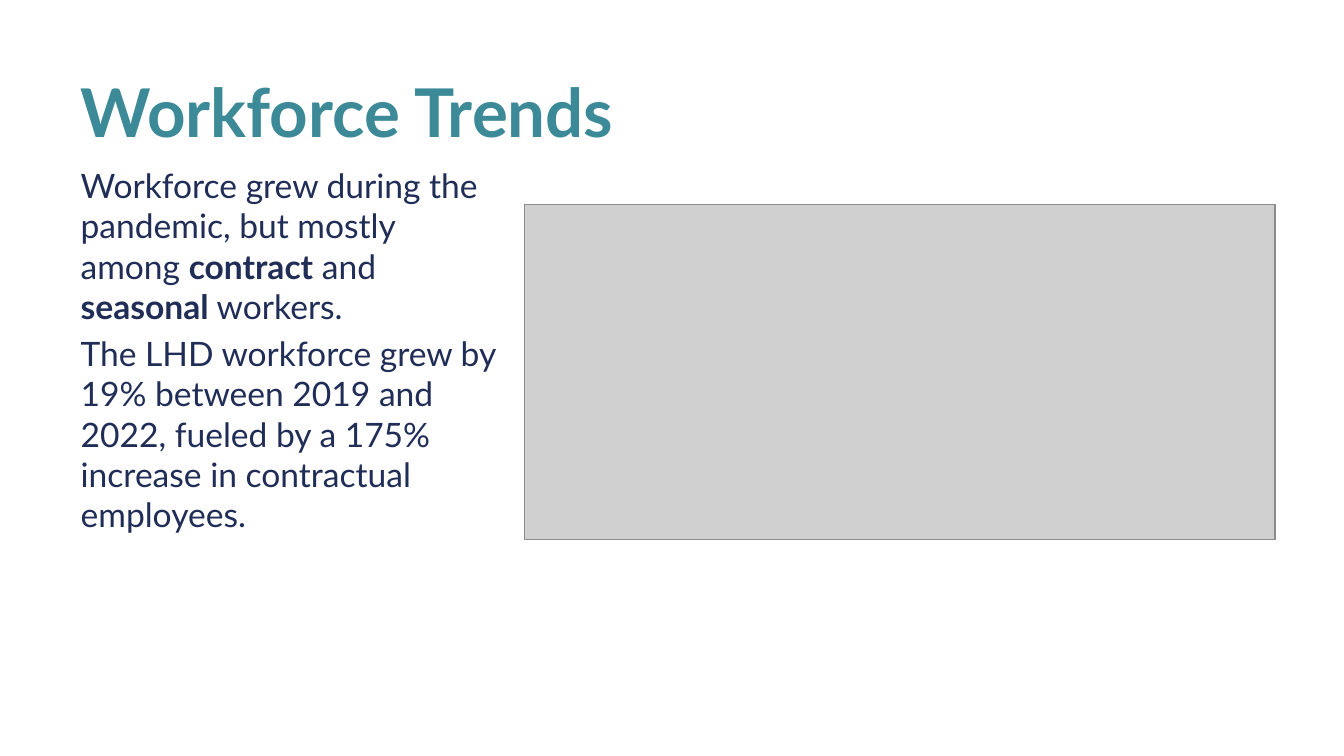
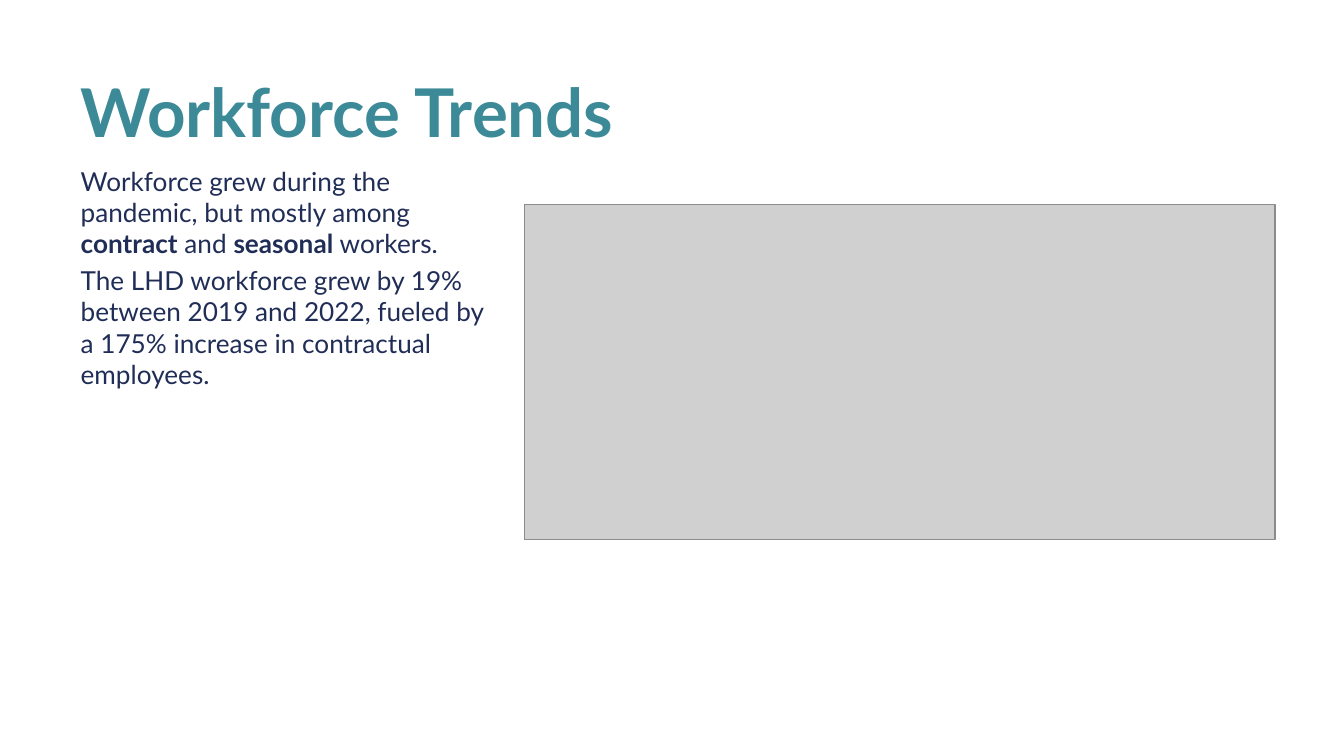
Before and after one commit to madocalder/nacchoProfile, a slide deck: slide 2 of inst/app/www/Profile2022KeyFindings.pptx. Drawn at 1344x756 pixels with LibreOffice and Linux fonts; fonts in the diff are those of the drawing; grey boxes stand for pictures; background and template pictures are left out. Boxes give left, top, right and bottom in pixels: in the first picture for what was removed or moved away, otherwise in the second. Text is boxed around its words. In the diff, an @@ line names an element or a change of style, - is before the commit and + after.

```diff
--- a/inst/app/www/Profile2022KeyFindings.pptx
+++ b/inst/app/www/Profile2022KeyFindings.pptx
@@ text "Workforce grew during the pandemic, ..." at (81, 171, 484, 389): size 18 to 14 pt @@
```
Also in this commit, not shown: 7 other slides changed, 37 other files.
